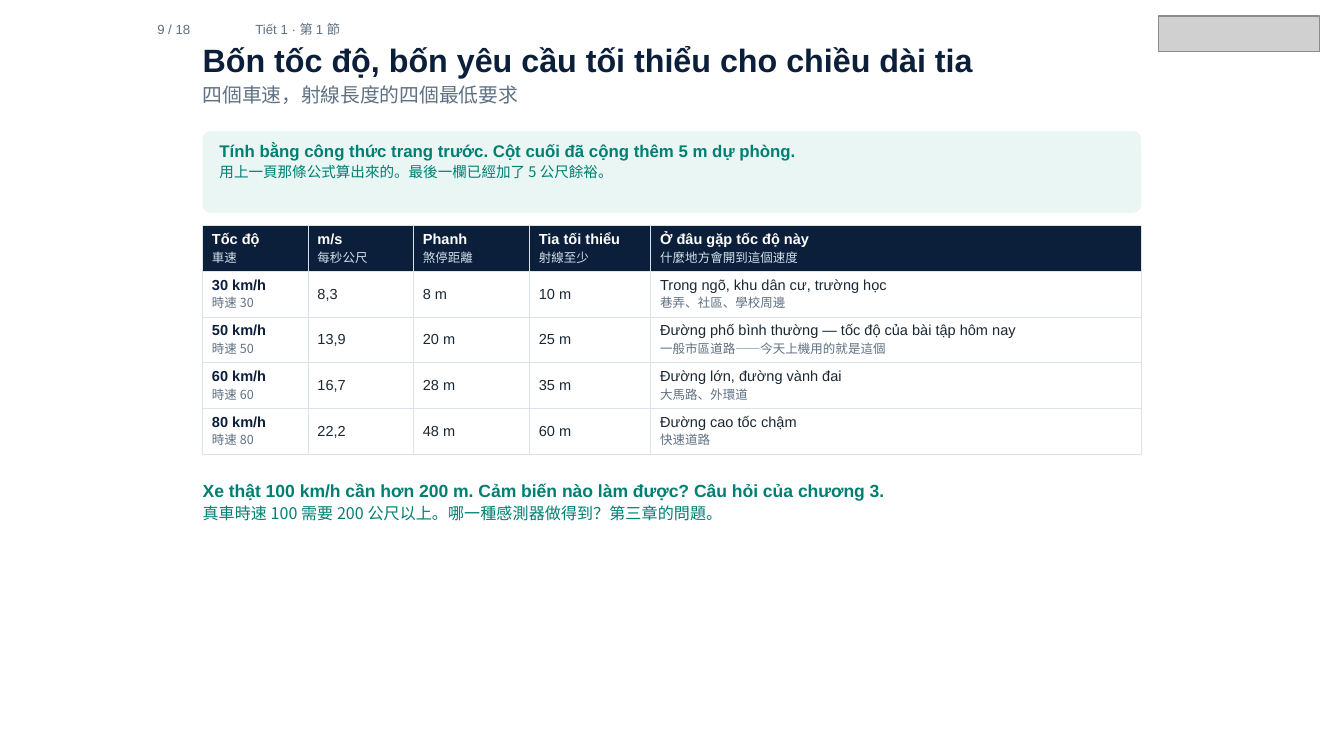
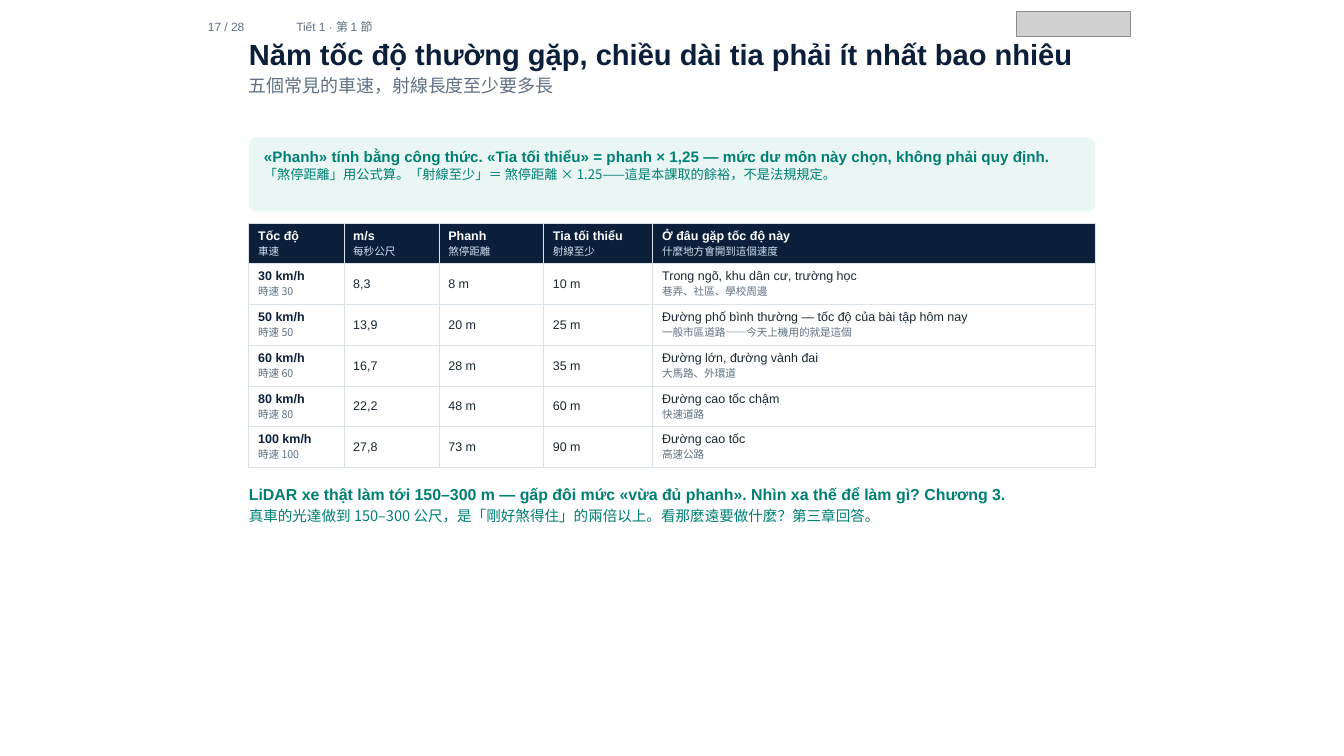
Before and after one commit to ch-neural/MITUST-Principles-of-Self-Driving-Cars, a slide deck: slide 17 of 第四週(10-01)/第四週_第1節_簡報.pptx (slide 9 before the commit). Drawn at 1344x756 pixels with LibreOffice and Linux fonts; fonts in the diff are those of the drawing; grey boxes stand for pictures. Boxes give left, top, right and bottom in pixels: in the first picture for what was removed or moved away, otherwise in the second. Text is boxed around its words. In the diff, an @@ line names an element or a change of style, - is before the commit and + after.

```diff
--- a/第四週(10-01)/第四週_第1節_簡報.pptx
+++ b/第四週(10-01)/第四週_第1節_簡報.pptx
@@ text removed at bbox=[157, 25, 191, 34] @@
-9 / 18
@@ text added at bbox=[208, 22, 244, 31], 6.4 pt, text #5F7183 @@
+17 / 28
@@ text "Tiết 1 · 第 1 ...": place and size @@
-text "Tiết 1 · 第 1 ..." at bbox=[255, 23, 340, 35]
+text "Tiết 1 · 第 1 ..." at bbox=[296, 21, 373, 32]
@@ text "Tiết 1 · 第 1 ..." at bbox=[296, 21, 373, 32]: size 7.1 to 6.4 pt @@
@@ picture: place and size @@
-picture at bbox=[1159, 16, 1320, 52]
+picture at bbox=[1016, 11, 1130, 36]
@@ text at bbox=[249, 42, 1073, 94]: text changed; size 17.3 to 15.6 pt @@
-Bốn tốc độ, bốn yêu cầu tối thiểu cho chiều dài tia
-四個車速，射線長度的四個最低要求
+Năm tốc độ thường gặp, chiều dài tia phải ít nhất bao nhiêu
+五個常見的車速，射線長度至少要多長
@@ rounded rectangle: place and size @@
-rounded rectangle at bbox=[203, 130, 1141, 212]
+rounded rectangle at bbox=[249, 137, 1095, 211]
@@ text at bbox=[264, 149, 1049, 180]: text changed; size 9 to 8.1 pt @@
-Tính bằng công thức trang trước. Cột cuối đã cộng thêm 5 m dự phòng.
-用上一頁那條公式算出來的。最後一欄已經加了 5 公尺餘裕。
+«Phanh» tính bằng công thức. «Tia tối thiểu» = phanh × 1,25 — mức dư môn này chọn, không phải quy định.
+「煞停距離」用公式算。「射線至少」＝ 煞停距離 × 1.25——這是本課取的餘裕，不是法規規定。
@@ table at bbox=[249, 223, 1095, 463] @@
+row 6: 100 km/h / 時速 100 | 27,8 | 73 m | 90 m | Đường cao tốc / 高速公路
@@ table: place and size @@
-table at bbox=[203, 226, 1140, 449]
+table at bbox=[249, 223, 1095, 463]
@@ text at bbox=[249, 487, 1005, 523]: text changed; size 9.4 to 8.5 pt @@
-Xe thật 100 km/h cần hơn 200 m. Cảm biến nào làm được? Câu hỏi của chương 3.
-真車時速 100 需要 200 公尺以上。哪一種感測器做得到？第三章的問題。
+LiDAR xe thật làm tới 150–300 m — gấp đôi mức «vừa đủ phanh». Nhìn xa thế để làm gì? Chương 3.
+真車的光達做到 150–300 公尺，是「剛好煞得住」的兩倍以上。看那麼遠要做什麼？第三章回答。
```
Also in this commit, not shown: 15 other slides changed, 12 slides added, 2 slides removed, 3 other files.
